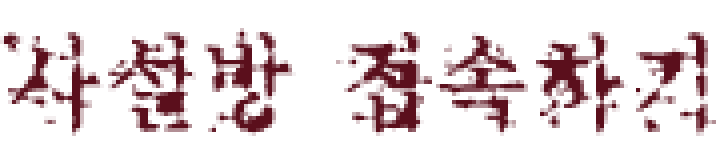
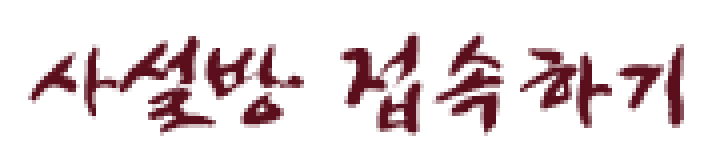
Layers edited between the first and the second 720 × 160 image:
painted on "사설방 접속하기" over [0, 28, 716, 136]
